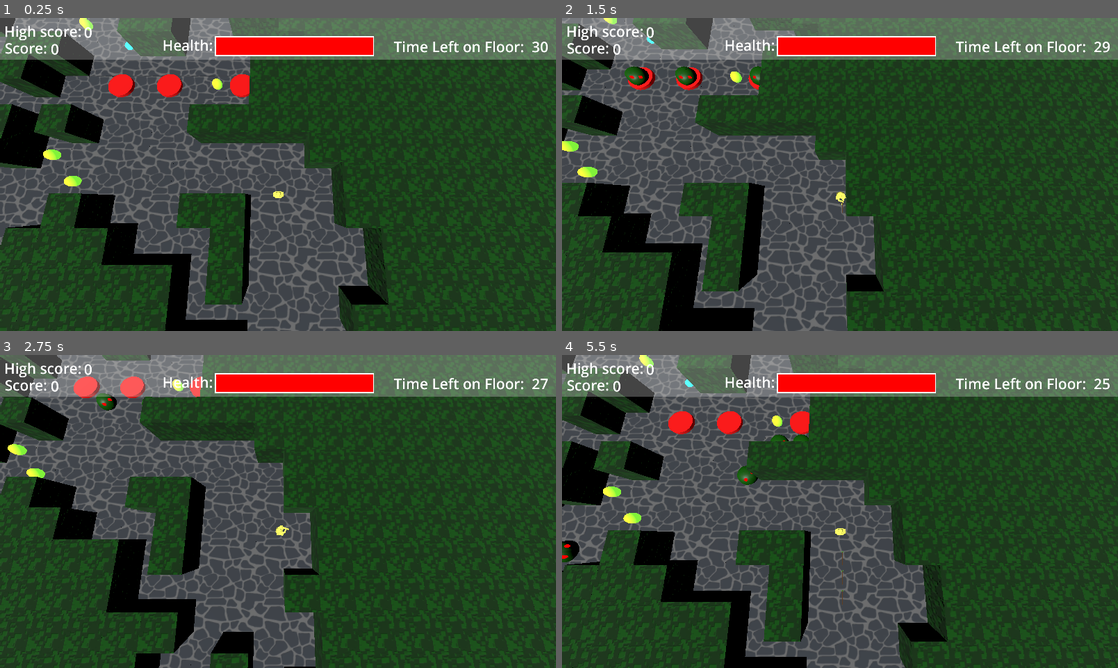
Above: before the commit, frames 1-4 (two rows, left to right).
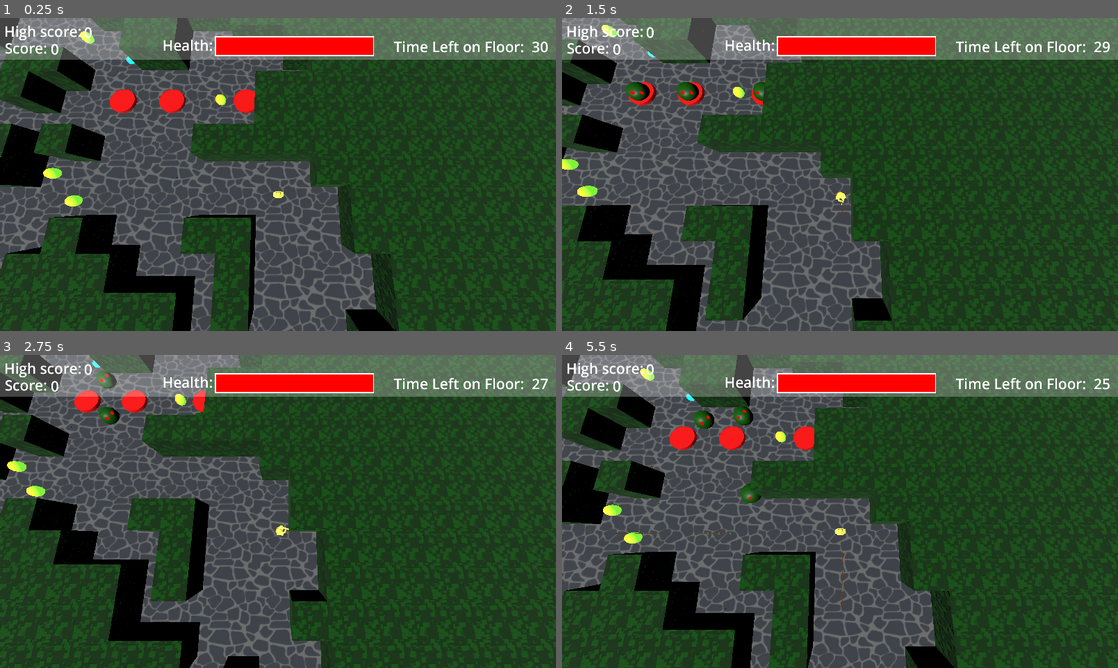
Above: after the commit, the same moments.

Repository: Yeetcoeschann7/Gauntlet
Game: Godot game, scene res://assets/scenes/levels/randomLevel.tscn
The game is run twice, just before and just after one commit, with the same random seed, the same clock (stepped at 60 frames per second) and the same inputs. Sound files missing from this copy of the repository are replaced by a short silence.
Inputs (mouse positions are in pixels of both pictures, inside the frame that each line leads up to):
- Up to frame 1 (0.25 s): no input
- Up to frame 2 (1.5 s): tap Enter (shoot) at 0.5, 1.35 s; move the mouse to (962, 158) at 0.52 s; hold Right (right) 0.53-1.28 s; hold Enter (shoot) 0.53-1.28 s; move the mouse to (728, 190) at 1.27 s; hold Down (down) from 1.28 s (still down)
- Up to frame 3 (2.75 s): move the mouse to (333, 442) at 2.02 s; release Down (down) at 2.03 s; hold Right (right) from 2.03 s (still down); hold Enter (shoot) from 2.03 s (still down)
- Up to frame 4 (5.5 s): move the mouse to (812, 574) at 2.77 s; release Right (right) at 2.78 s; release Enter (shoot) at 2.78 s; hold Up (up) 2.78-3.53 s; tap Enter (shoot) at 2.85, 4.35 s; move the mouse to (1006, 558) at 3.52 s; hold Enter (shoot) 3.53-4.28 s; hold Left (left) 3.53-5.03 s; move the mouse to (673, 464) at 4.27 s; move the mouse to (867, 511) at 5.02 s; hold Down (down) from 5.03 s (still down); hold Enter (shoot) from 5.03 s (still down)

The runs differ from the first frame. In frame 1, 35% of the frame differs, in the area x 0-100%, y 0-100%; in frame 2, 32%; in frame 3, 33%; in frame 4, 35%.

Commit message:
Something I guess, IDK

Diff:
--- a/assets/scenes/enemies/spawner.gd
+++ b/assets/scenes/enemies/spawner.gd
@@ -9,6 +9,7 @@
 # Called when the node enters the scene tree for the first time.
 func _ready():
 	randomize()
+	spawn()
 
 func _on_timer_timeout():
 	spawn()
--- a/project.godot
+++ b/project.godot
@@ -143,6 +143,7 @@
 "deadzone": 0.5,
 "events": [Object(InputEventKey,"resource_local_to_scene":false,"resource_name":"","device":-1,"window_id":0,"alt_press …(182 unchanged characters)…
 , Object(InputEventJoypadButton,"resource_local_to_scene":false,"resource_name":"","device":-1,"button_index":0,"pressure":0.0,"pressed":true,"script":null)
+, Object(InputEventKey,"resource_local_to_scene":false,"resource_name":"","device":-1,"window_id":0,"alt_pressed":false,"shift_pressed":false,"ctrl_pressed":false,"meta_pressed":false,"pressed":false,"keycode":0,"physical_keycode":90,"key_label":0,"unicode":122,"echo":false,"script":null)
 ]
 }
 
Not shown, changed: assets/scenes/levels/main_level.tscn
